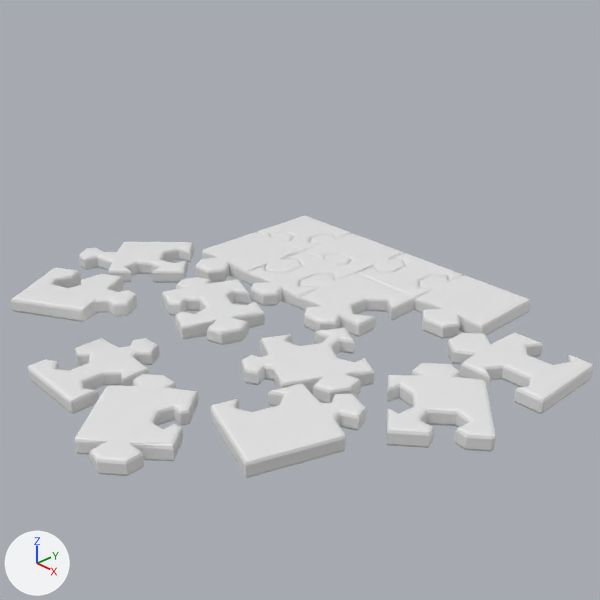
Before and after pictures for a commit that changed the Blender file VRTK-master/Assets/7. Classroom/Prefabs/puzzle/source/3DEC_05.blend.
The view is the same before and after, from the file's camera 'Camera'. Every picture has the same lights, and +X, +Y and +Z are marked at lower left.
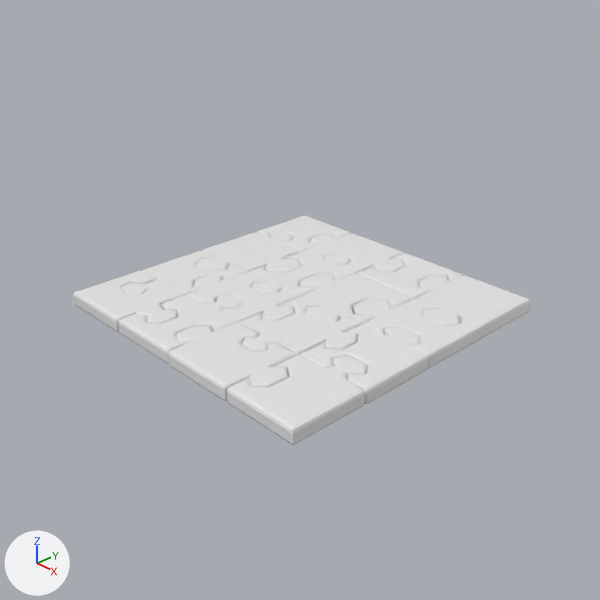
Where the newer file only moved an object's origin or applied its transform, the numbers keep the older frame.

What the commit changed:
Object 'Plane' (ob_plane) moves from (1.23, -1.0, -0.14) to (0.63, -0.63, -0.1).
Object 'Plane' (ob_plane) turns from (0, 0, -28) to (0, 0, 0.3) degrees about x, y and z.
Object 'Plane.001' (ob_plane_001) moves from (-2.22, -1.94, -0.11) to (-1.4, -1.56, -0.11).
Object 'Plane.001' (ob_plane_001) turns from (0, 0, 30) to (0, 0, -0.1) degrees about x, y and z.
Object 'Plane.002' (ob_plane_002) moves from (1.95, -1.87, -0.11) to (1.57, -1.35, -0.11).
Object 'Plane.002' (ob_plane_002) turns from (0, 0, -19) to (0, 0, -0.1) degrees about x, y and z.
Object 'Plane.003' (ob_plane_003) moves from (-1.03, -2.56, -0.56) to (-0.55, -1.48, -0.11).
Object 'Plane.004' (ob_plane_004) moves from (0.53, -2.9, -0.41) to (0.57, -1.59, -0.1).
Object 'Plane.004' (ob_plane_004) turns from (0, 0, -50) to (0, 0, 0) degrees about x, y and z.
Object 'Plane.007' (ob_plane_007) moves from (-2.65, -0.8, -0.11) to (-1.63, -0.73, -0.11).
Object 'Plane.007' (ob_plane_007) turns from (0, 0, -44) to (0, 0, 0.1) degrees about x, y and z.
Object 'Plane.010' (ob_plane_010) moves from (2.86, -0.66, -0.11) to (1.65, -0.46, -0.11).
Object 'Plane.010' (ob_plane_010) turns from (0, 0, 41) to (0, 0, 0.5) degrees about x, y and z.
Object 'Plane.011' (ob_plane_011) moves from (2.99, 0.69, -0.11) to (1.54, 0.54, -0.11).
Object 'Plane.014' (ob_plane_014) moves from (-0.69, -0.99, -0.11) to (-0.54, -0.56, -0.11).
Object 'Plane.014' (ob_plane_014) turns from (0, 0, -22) to (0, 0, 0) degrees about x, y and z.

Where the change shows, as pixel boxes (x1, y1, x2, y2) in the pictures (600 x 600 px):
'Plane.004', moved, turned: before (74, 374, 199, 476); after (168, 323, 297, 401)
'Plane.002', moved, turned: before (211, 383, 367, 478); after (227, 355, 367, 445)
'Plane.010', moved, turned: before (386, 363, 496, 452); after (299, 325, 428, 404)
'Plane.011', moved: before (447, 332, 593, 414); after (353, 298, 482, 369)
'Plane.003', moved: before (28, 338, 159, 414); after (119, 295, 243, 364)
'Plane', moved, turned: before (241, 327, 374, 403); after (239, 296, 360, 355)
'Plane.001', moved, turned: before (11, 268, 138, 322); after (73, 271, 185, 332)
'Plane.014', moved, turned: before (162, 277, 265, 345); after (187, 272, 299, 323)
'Plane.007', moved, turned: before (79, 242, 194, 283); after (121, 251, 246, 295)
